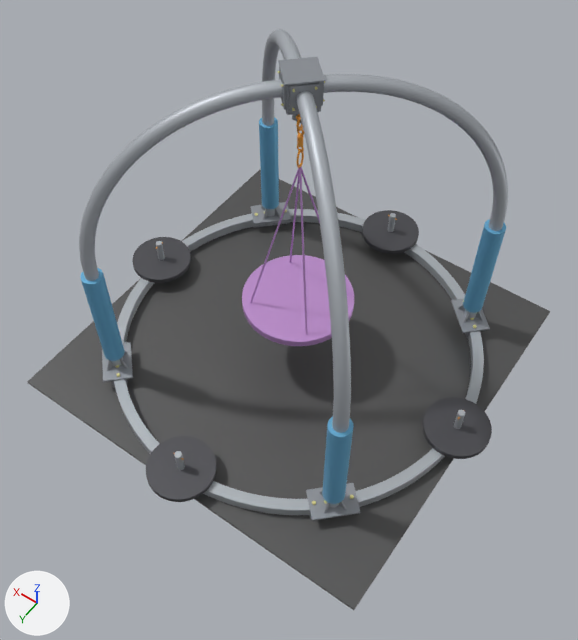
The glTF model files/swing_stand.glb: old version first, new version second.
Camera for both pictures: a camera (50 mm lens) standing at (-1.97, 2.86, 4.74) and looking at (-0.19, 0.38, 0.83). Every picture has the same lights, and +X, +Y and +Z are marked at lower left. The picture after the commit comes second.

Names of what the first picture shows: 'AR_Arm_NE', 'AR_Arm_NW', 'AR_Arm_SW', 'PG_Weight_peg_E', 'PG_Weight_peg_N', 'PG_Weight_peg_S', 'PG_Weight_peg_W', 'REF_Stall_mat', 'REF_Swing_seat', 'RQ_Ring_quarter_E', 'RQ_Ring_quarter_N', 'RQ_Ring_quarter_S', 'RQ_Ring_quarter_W', 'W_Plate_E', 'W_Plate_N', 'W_Plate_S', 'W_Plate_W' and 22 more.
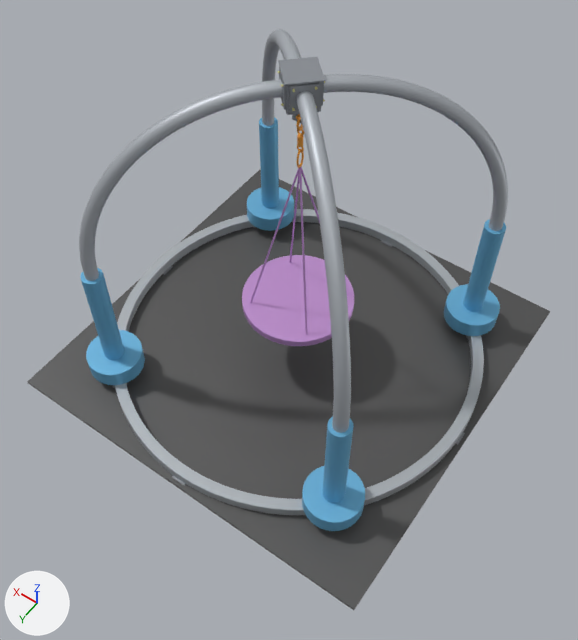
Not visible in the pictures: 'HW_Hitch_pin_E', 'HW_Hitch_pin_S', 'HW_Hitch_pin_W'.

Changed parts and their boxes [x1, y1, x2, y2] in the pictures (578 x 640 px):
'W_Plate_N', deleted: before [146, 436, 217, 502]
'W_Plate_W', deleted: before [423, 397, 492, 459]
'REF_Foot_boot_NW', added (blue): after [302, 466, 365, 531]
'W_Plate_E', deleted: before [132, 237, 191, 283]
'REF_Foot_boot_NE', added (blue): after [86, 330, 145, 385]
'W_Plate_S', deleted: before [362, 210, 419, 254]
'REF_Foot_boot_SW', added (blue): after [444, 284, 500, 336]
'REF_Foot_boot_SE', added (blue): after [247, 187, 294, 231]
'PG_Weight_peg_N', deleted: before [174, 451, 185, 470]
'PG_Weight_peg_W', deleted: before [454, 410, 465, 429]
'PG_Weight_peg_E', deleted: before [156, 241, 165, 260]
'PG_Weight_peg_S', deleted: before [388, 213, 396, 232]

The change, as a diff of the scene's bpy script:
```diff
--- a/files/swing_stand.glb.py
+++ b/files/swing_stand.glb.py
@@ me_ref_foot_boot_sw @@
+me_ref_foot_boot_sw.from_pydata(...)  # a 32-sided cylinder along z spanning x -1.107..-0.721, y -1.107..-0.721, z 0.086..0.213
+me_ref_foot_boot_sw.materials.append(mat_foam_pad)  # blue #6cb3da
@@ me_ref_foot_boot_se @@
+me_ref_foot_boot_se.from_pydata(...)  # a 32-sided cylinder along z spanning x 0.721..1.107, y -1.107..-0.721, z 0.086..0.213
+me_ref_foot_boot_se.materials.append(mat_foam_pad)  # blue #6cb3da
@@ me_ref_foot_boot_nw @@
+me_ref_foot_boot_nw.from_pydata(...)  # a 32-sided cylinder along z spanning x -1.107..-0.721, y 0.721..1.107, z 0.086..0.213
+me_ref_foot_boot_nw.materials.append(mat_foam_pad)  # blue #6cb3da
@@ me_ref_foot_boot_ne @@
+me_ref_foot_boot_ne.from_pydata(...)  # a 32-sided cylinder along z spanning x 0.721..1.107, y 0.721..1.107, z 0.086..0.213
+me_ref_foot_boot_ne.materials.append(mat_foam_pad)  # blue #6cb3da
@@ ob_hw_hitch_pin_e @@
-ob_hw_hitch_pin_e = bpy.data.objects.new('HW_Hitch_pin_E', me_hw_hitch_pin_e)
-ob_hw_hitch_pin_e.location = (0.0, 0.0, 0.0)
@@ ob_hw_hitch_pin_s @@
-ob_hw_hitch_pin_s = bpy.data.objects.new('HW_Hitch_pin_S', me_hw_hitch_pin_s)
-ob_hw_hitch_pin_s.location = (0.0, 0.0, 0.0)
@@ ob_hw_hitch_pin_w @@
-ob_hw_hitch_pin_w = bpy.data.objects.new('HW_Hitch_pin_W', me_hw_hitch_pin_w)
-ob_hw_hitch_pin_w.location = (0.0, 0.0, 0.0)
@@ ob_pg_weight_peg_e @@
-ob_pg_weight_peg_e = bpy.data.objects.new('PG_Weight_peg_E', me_pg_weight_peg_e)
-ob_pg_weight_peg_e.location = (0.0, 0.0, 0.0)
@@ ob_pg_weight_peg_n @@
-ob_pg_weight_peg_n = bpy.data.objects.new('PG_Weight_peg_N', me_pg_weight_peg_n)
-ob_pg_weight_peg_n.location = (0.0, 0.0, 0.0)
@@ ob_pg_weight_peg_s @@
-ob_pg_weight_peg_s = bpy.data.objects.new('PG_Weight_peg_S', me_pg_weight_peg_s)
-ob_pg_weight_peg_s.location = (0.0, 0.0, 0.0)
@@ ob_pg_weight_peg_w @@
-ob_pg_weight_peg_w = bpy.data.objects.new('PG_Weight_peg_W', me_pg_weight_peg_w)
-ob_pg_weight_peg_w.location = (0.0, 0.0, 0.0)
@@ ob_w_plate_e @@
-ob_w_plate_e = bpy.data.objects.new('W_Plate_E', me_w_plate_e)
-ob_w_plate_e.location = (0.0, 0.0, 0.0)
@@ ob_w_plate_n @@
-ob_w_plate_n = bpy.data.objects.new('W_Plate_N', me_w_plate_n)
-ob_w_plate_n.location = (0.0, 0.0, 0.0)
@@ ob_w_plate_s @@
-ob_w_plate_s = bpy.data.objects.new('W_Plate_S', me_w_plate_s)
-ob_w_plate_s.location = (0.0, 0.0, 0.0)
@@ ob_w_plate_w @@
-ob_w_plate_w = bpy.data.objects.new('W_Plate_W', me_w_plate_w)
-ob_w_plate_w.location = (0.0, 0.0, 0.0)
@@ ob_ref_foot_boot_sw @@
+ob_ref_foot_boot_sw = bpy.data.objects.new('REF_Foot_boot_SW', me_ref_foot_boot_sw)
+ob_ref_foot_boot_sw.location = (0.0, 0.0, 0.0)
@@ ob_ref_foot_boot_se @@
+ob_ref_foot_boot_se = bpy.data.objects.new('REF_Foot_boot_SE', me_ref_foot_boot_se)
+ob_ref_foot_boot_se.location = (0.0, 0.0, 0.0)
@@ ob_ref_foot_boot_nw @@
+ob_ref_foot_boot_nw = bpy.data.objects.new('REF_Foot_boot_NW', me_ref_foot_boot_nw)
+ob_ref_foot_boot_nw.location = (0.0, 0.0, 0.0)
@@ ob_ref_foot_boot_ne @@
+ob_ref_foot_boot_ne = bpy.data.objects.new('REF_Foot_boot_NE', me_ref_foot_boot_ne)
+ob_ref_foot_boot_ne.location = (0.0, 0.0, 0.0)
```
